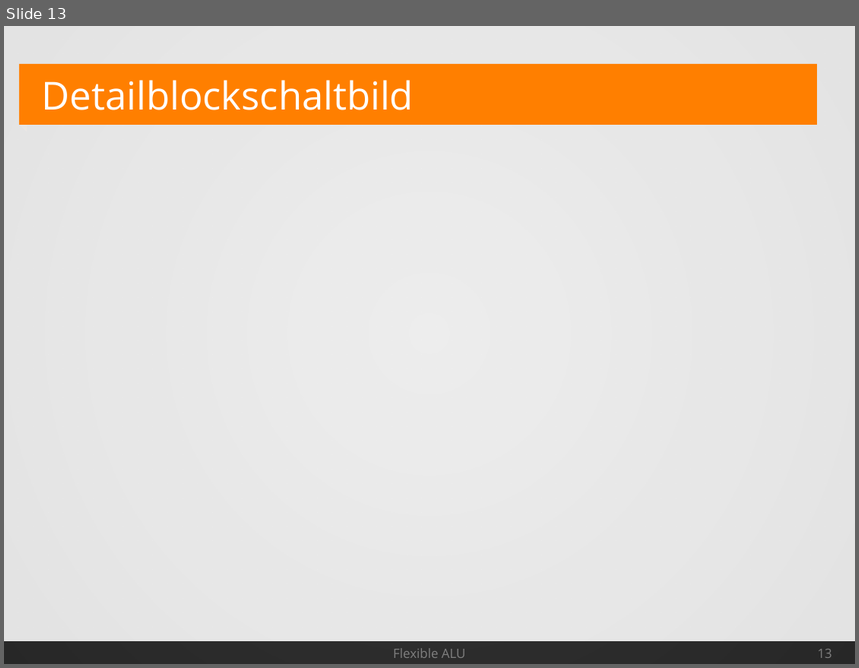
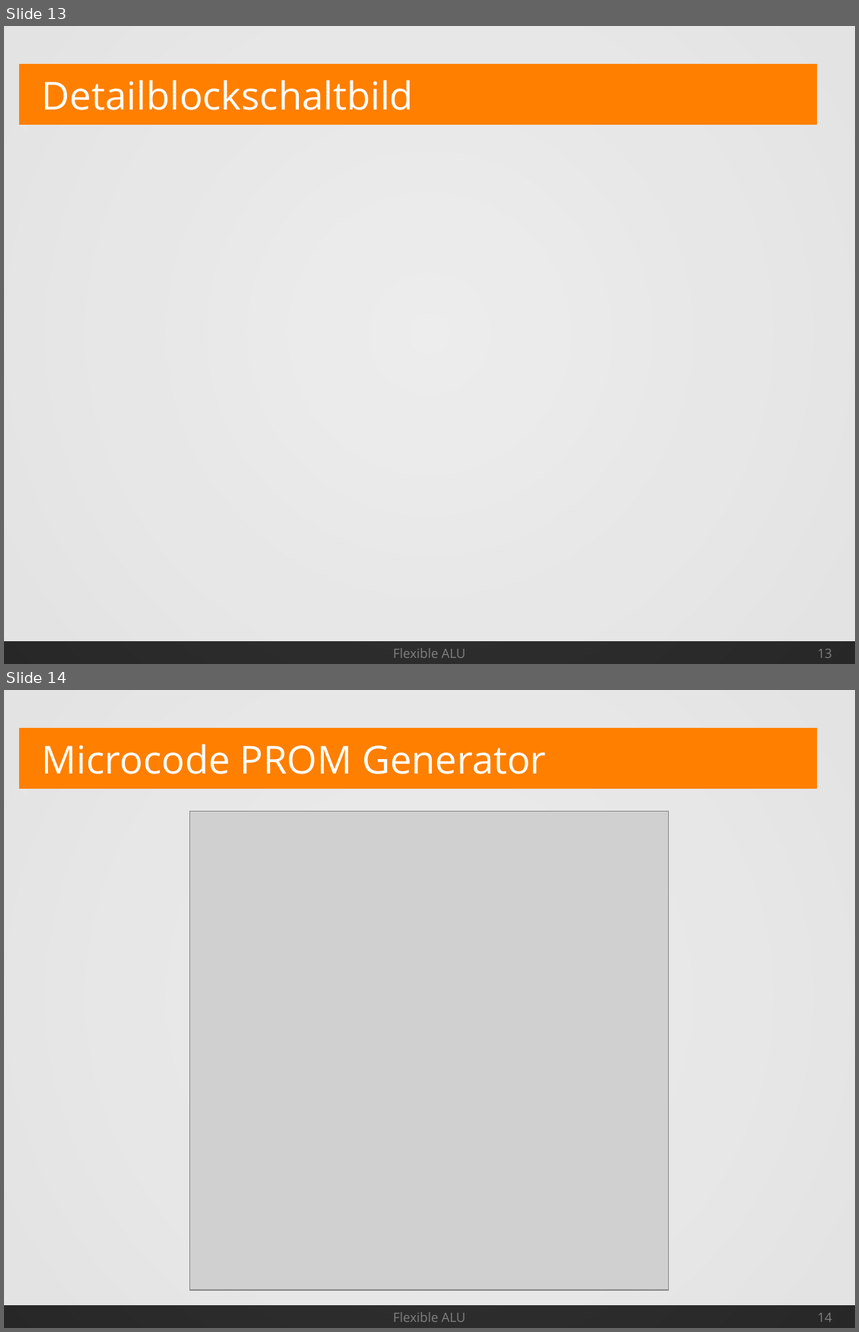
Before and after one commit to Geend/FHDWLogicWorksLib, a slide deck: alu-4/Spec/AluSpec.odp. Shown one above the other, each under a label of ours: slide 13 before the commit, slides 13 and 14 after it. The pictures are 859x668 and 859x1332 pixels, drawn with LibreOffice and Linux fonts; fonts in the diff are those of the drawing; grey boxes stand for pictures. Boxes give left, top, right and bottom in pixels: in the first picture for what was removed or moved away, otherwise in the second. Text is boxed around its words. In the diff, an @@ line names an element or a change of style, - is before the commit and + after.

```diff
--- a/alu-4/Spec/AluSpec.odp
+++ b/alu-4/Spec/AluSpec.odp
@@ slide 14 added at [4,690,855,1328], background #FFFFFF; not listed: 4 template elements that a slide beside it also shows @@
@@ title added at [42,744,546,774], 36 pt, text #FFFFFF @@
+Microcode PROM Generator
@@ picture added at [190,812,669,1290] @@
@@ text added at [393,1312,466,1322], 12 pt, text #808080 @@
+Flexible ALU
@@ page number added at [818,1313,832,1322], 12 pt, text #808080 @@
+14
```
Also in this commit, not shown: 3 slides changed, 15 other files.
